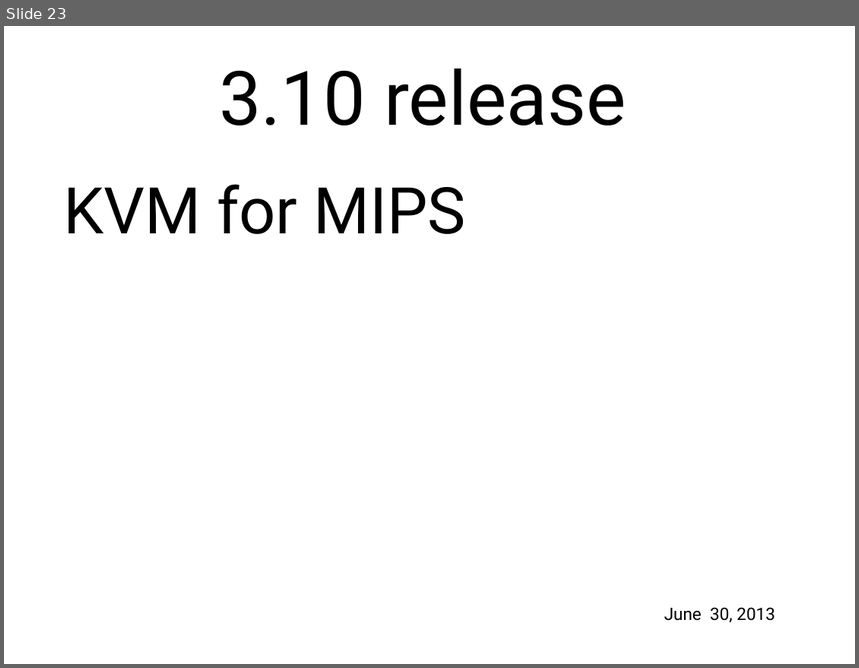
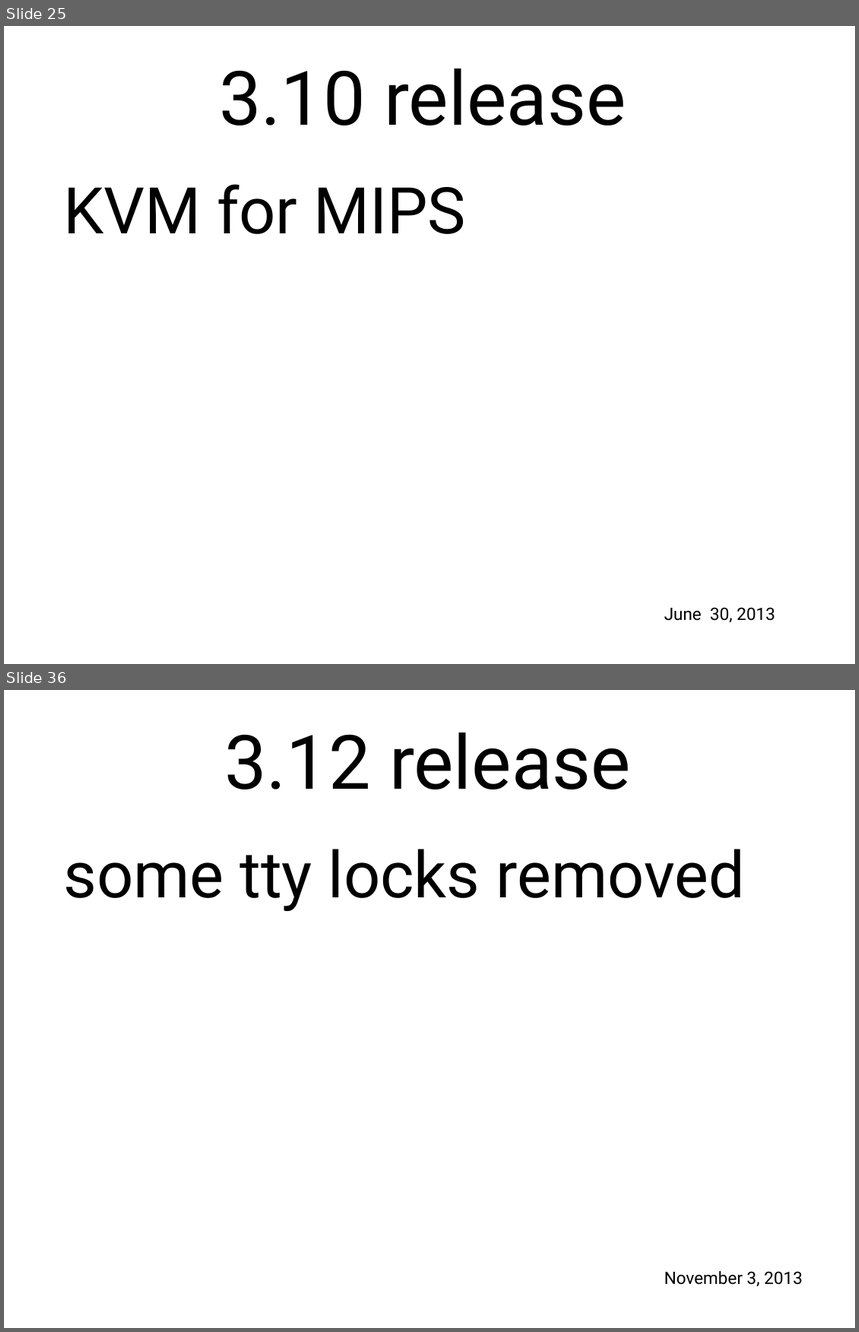
Before and after one commit to gregkh/kernel-development, a slide deck: lf_kernel-development.odp. Shown one above the other, each under a label of ours: slide 23 before the commit, slides 25 and 36 after it; the slides between them are not shown. The pictures are 859x668 and 859x1332 pixels, drawn with LibreOffice and Linux fonts; fonts in the diff are those of the drawing; background and template pictures are left out. Boxes give left, top, right and bottom in pixels: in the first picture for what was removed or moved away, otherwise in the second. Text is boxed around its words. In the diff, an @@ line names an element or a change of style, - is before the commit and + after.

```diff
--- a/lf_kernel-development.odp
+++ b/lf_kernel-development.odp
@@ slide 36 added at (4, 690, 855, 1328), background picture (left out) @@
@@ text added at (224, 733, 631, 790), 70 pt, text #000000 @@
+3.12 release
@@ text added at (63, 849, 745, 911), 60 pt, text #000000 @@
+some tty locks removed
@@ text added at (664, 1271, 803, 1287), 16 pt, text #000000 @@
+November 3, 2013
@@ what was slide 23 is now slide 25 @@
```
Also in this commit, not shown: 4 slides changed, 12 other slides added, 4 slides removed, 1 other file.
